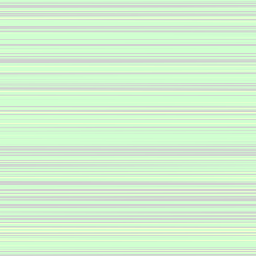
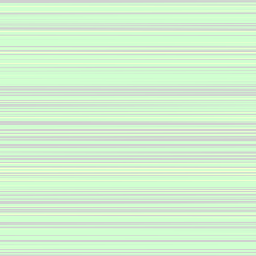
Two versions of the same layered image (256x256). Layer-by-layer changes:
removed layer "Layer 2" (was 30%) over (x1=0, y1=0, x2=256, y2=256)
added layer "Layer 2 copy 5" above "Layer 2 copy 4" over (x1=0, y1=0, x2=256, y2=256)
